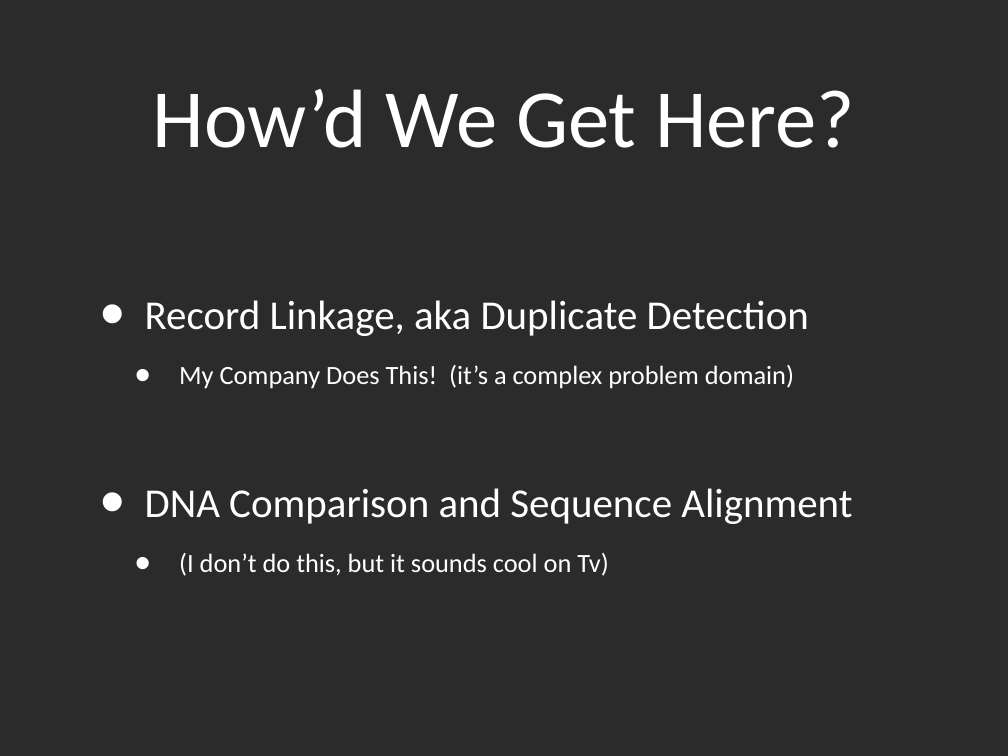
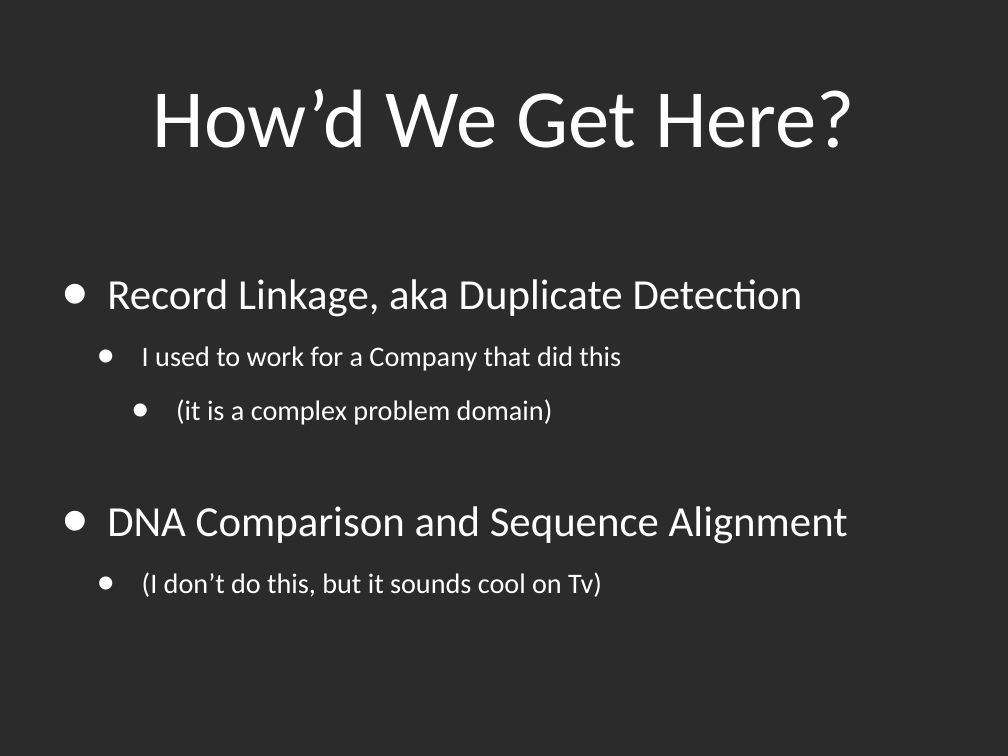
Before and after one commit to kyleburton/fuzzy-string, a slide deck: slide 6 of fuzzy-matching.ppt (slide 5 before the commit). Drawn at 1008x756 pixels with LibreOffice and Linux fonts; fonts in the diff are those of the drawing; background and template pictures are left out; a plain dark background stands for a picture behind light text. Boxes give left, top, right and bottom in pixels: in the first picture for what was removed or moved away, otherwise in the second. Text is boxed around its words. In the diff, an @@ line names an element or a change of style, - is before the commit and + after.

```diff
--- a/fuzzy-matching.ppt
+++ b/fuzzy-matching.ppt
@@ text "Record Linkage, aka Duplicate Detection": place and size @@
-text "Record Linkage, aka Duplicate Detection" at box(145, 300, 852, 576)
+text "Record Linkage, aka Duplicate Detection" at box(107, 279, 848, 597)
@@ text at box(107, 279, 848, 597): size 41.6 to 43.5 pt in "Record Linkage, aka Duplicate Detection", "DNA Comparison and Sequence Alignment"; size 26.8 to 28.7 pt in "(I don’t do this, but it sounds ..." @@
@@ text at box(142, 346, 621, 425): text changed; size 26.8 to 28.7 pt @@
-  • My Company Does This! (it’s a complex problem domain)
+  • I used to work for a Company that did this
+    • (it is a complex problem domain)
```
Also in this commit, not shown: 35 other slides changed, 7 slides added, 2 slides removed, 3 other files.
